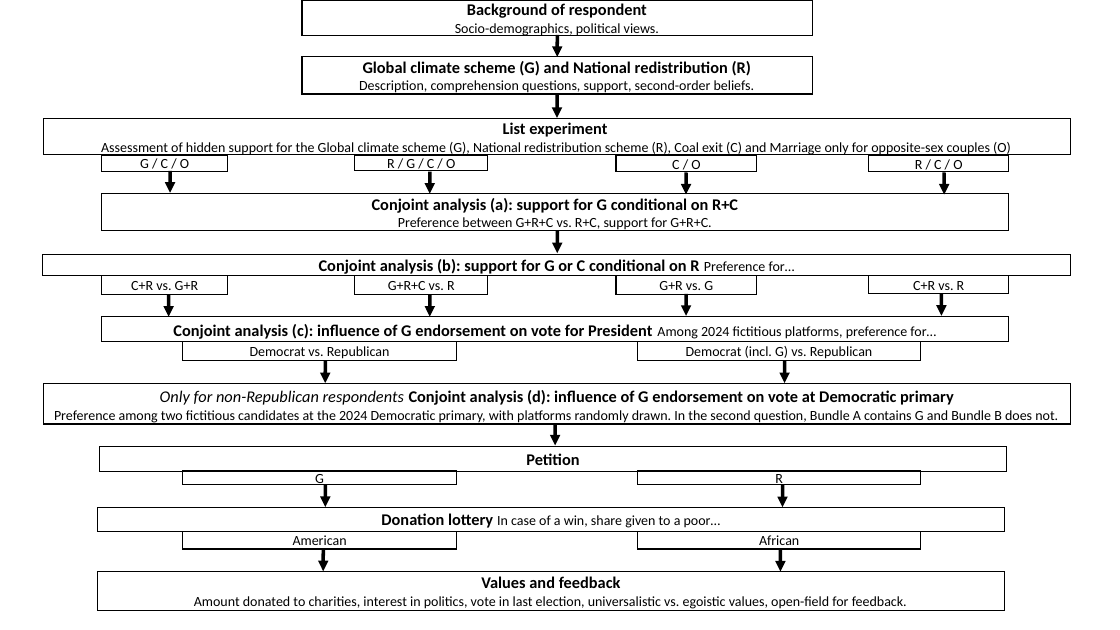
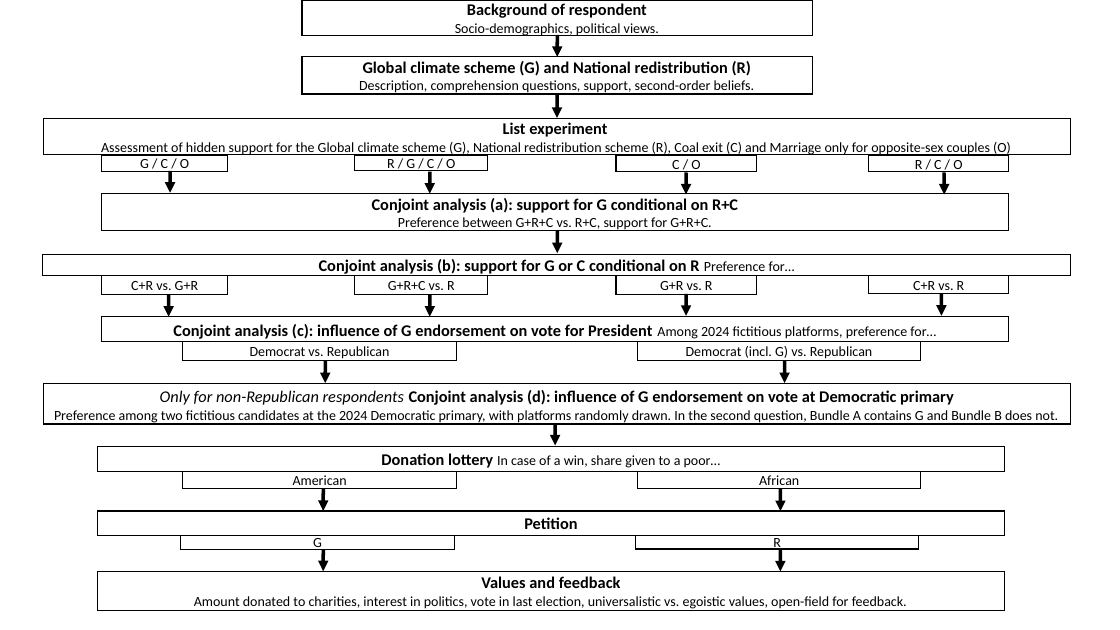
Before and after one commit to bixiou/global_tax_attitudes, a slide deck: slide 4 of questionnaire/survey_flow.pptx (slide 1 before the commit). Drawn at 1120x630 pixels with LibreOffice and Linux fonts; fonts in the diff are those of the drawing. Boxes give left, top, right and bottom in pixels: in the first picture for what was removed or moved away, otherwise in the second. Text is boxed around its words. In the diff, an @@ line names an element or a change of style, - is before the commit and + after.

```diff
--- a/questionnaire/survey_flow.pptx
+++ b/questionnaire/survey_flow.pptx
@@ text in rectangle at (x1=660, y1=281, x2=713, y2=290): text changed @@
-G+R vs. G
+G+R vs. R
@@ 3 rectangles moved together from (x1=97, y1=507, x2=1005, y2=549) to (x1=97, y1=447, x2=1005, y2=489) @@
@@ arrow moved from (325, 485) - (325, 507) to (323, 489) - (323, 511) @@
@@ arrow moved from (783, 486) - (783, 507) to (781, 489) - (781, 512) @@
@@ rectangle "Petition" moved from (x1=99, y1=447, x2=1007, y2=471) to (x1=97, y1=511, x2=1005, y2=535) @@
@@ rectangle "G" moved from (x1=182, y1=471, x2=457, y2=486) to (x1=181, y1=535, x2=455, y2=549) @@
@@ rectangle "R" moved from (x1=638, y1=471, x2=922, y2=486) to (x1=635, y1=535, x2=919, y2=549) @@
```
Also in this commit, not shown: 3 other slides changed, 19 other files.
